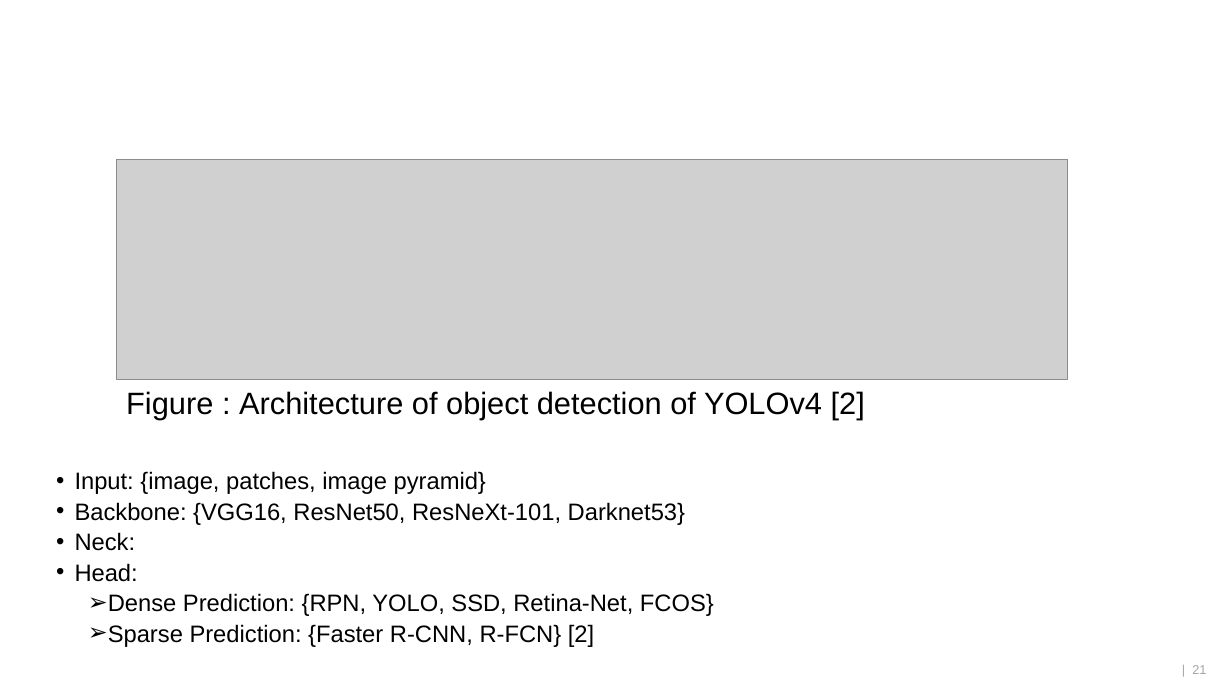
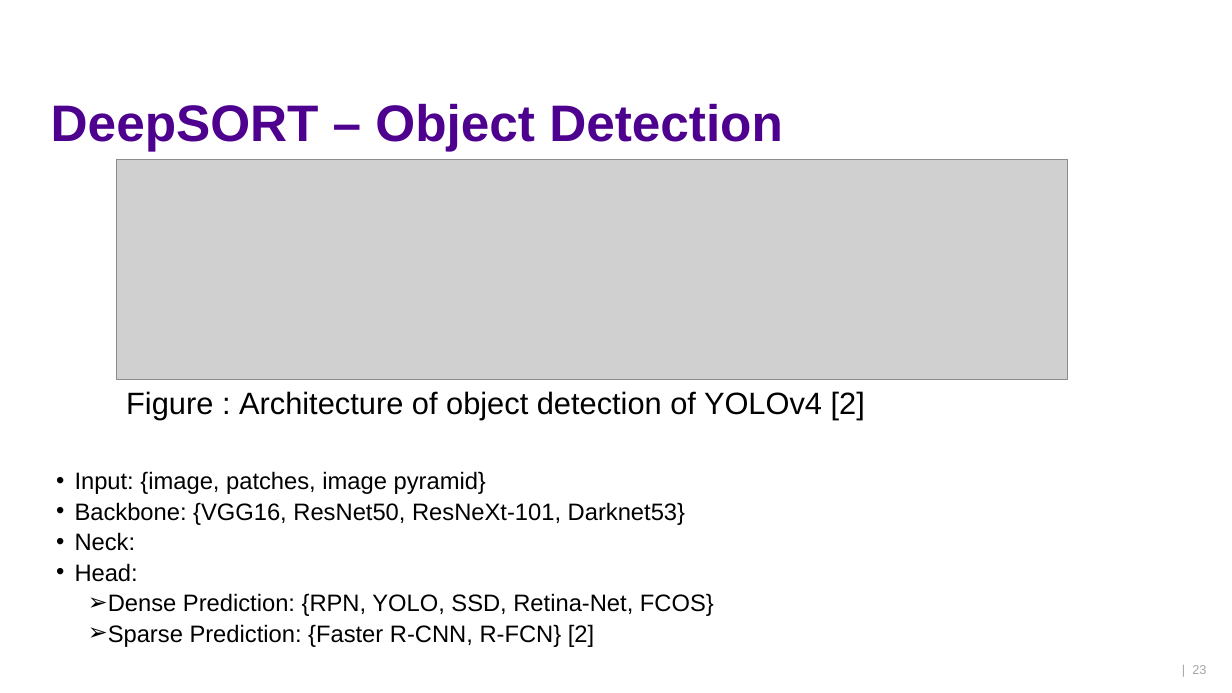
Before and after one commit to ktlhtn/AutoSTAnnot, a slide deck: slide 23 of Power point files/Final presentation.pptx (slide 21 before the commit). Drawn at 1232x693 pixels with LibreOffice and Linux fonts; fonts in the diff are those of the drawing; grey boxes stand for pictures; background and template pictures are left out. Boxes give left, top, right and bottom in pixels: in the first picture for what was removed or moved away, otherwise in the second. Text is boxed around its words. In the diff, an @@ line names an element or a change of style, - is before the commit and + after.

```diff
--- a/Power point files/Final presentation.pptx
+++ b/Power point files/Final presentation.pptx
@@ title added at (51, 103, 783, 151), 40 pt, text #4E008E, bold @@
+DeepSORT – Object Detection
@@ page number at (1192, 665, 1206, 674): text changed @@
-| 21
+| 23
```
Also in this commit, not shown: 7 other slides changed, 6 slides added, 3 slides removed.
